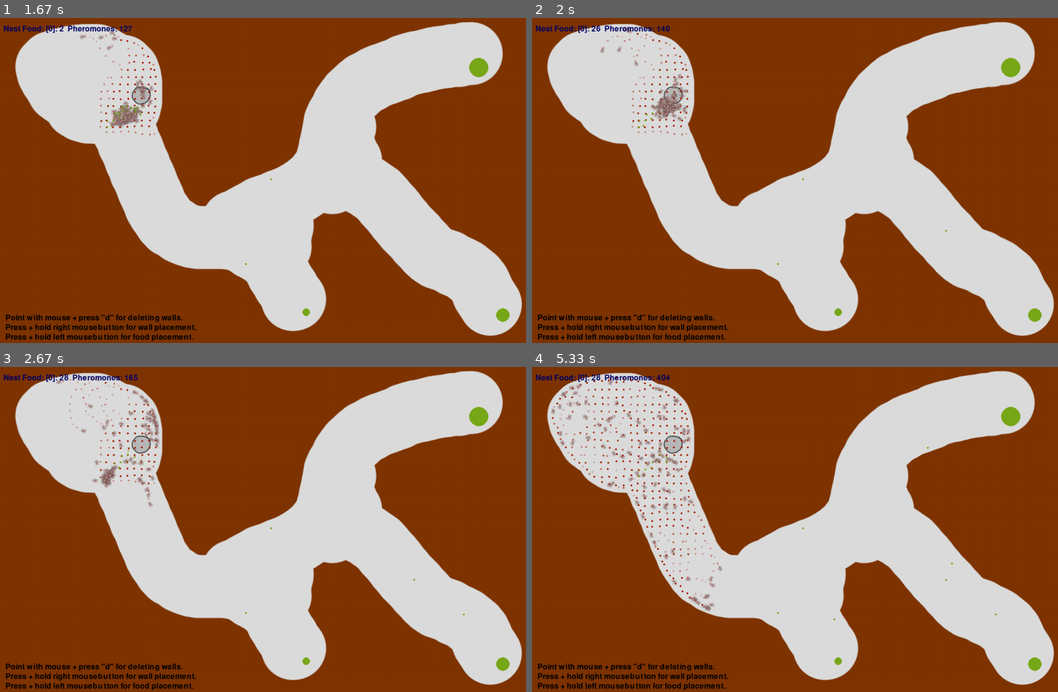
Above: before the commit, frames 1-4 (two rows, left to right).
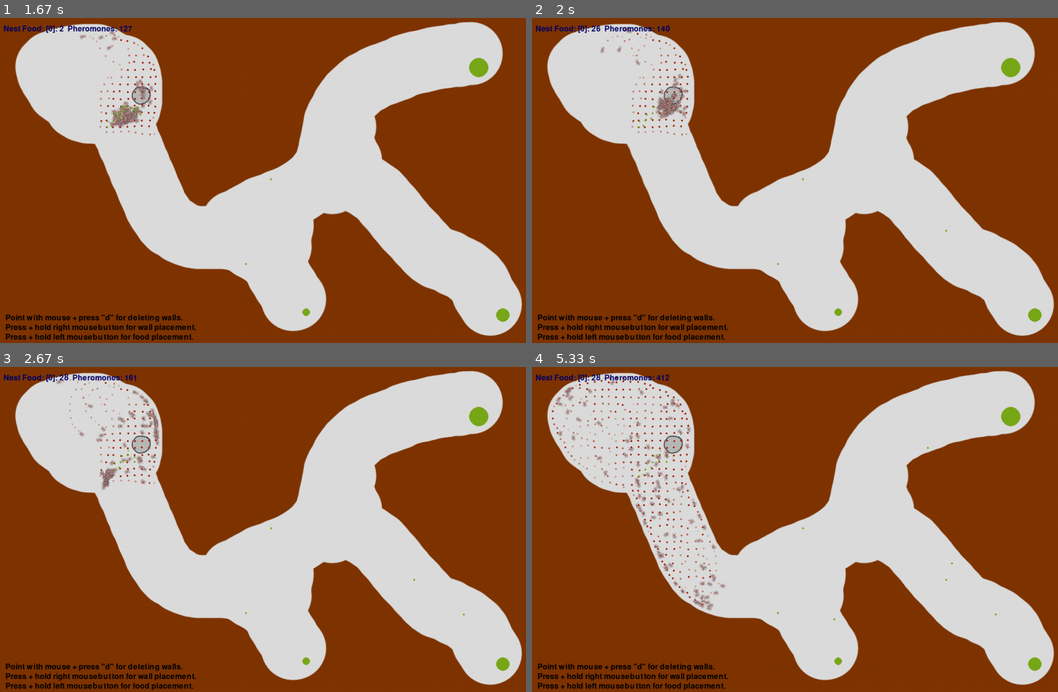
Above: after the commit, the same moments.

Repository: wschopohl/fuh-ants
Game: pygame game, started from Wieland/MainAntSimulation.py
The game is run twice, just before and just after one commit, with the same random seed, the same clock (stepped at 60 frames per second) and the same inputs.
Inputs (mouse positions are in pixels of both pictures, inside the frame that each line leads up to):
- Up to frame 1 (1.67 s): click (273, 180) at 0.38 s; click (99, 128) at 0.72 s; click (142, 115) at 1.05 s; click (247, 265) at 1.42 s
- Up to frame 2 (2 s): click (947, 229) at 1.92 s
- Up to frame 3 (2.67 s): click (462, 614) at 2.25 s
- Up to frame 4 (5.33 s): click (926, 448) at 3.28 s; click (952, 562) at 3.95 s; click (831, 620) at 4.72 s

Frame 1 is identical in both runs. In frame 2, 0.2% of the frame differs, in the area x 19-30%, y 11-32%; in frame 3, 0.7%; in frame 4, 2.5%, in the area x 3-37%, y 2-75%.

Commit message:
talked to lennart, made some adjustments

Diff:
--- a/Wieland/Ant.py
+++ b/Wieland/Ant.py
@@ -61,7 +61,9 @@
         pheromnoe_type = Type.HOME if self.carry_food == 0 else Type.FOOD
         self.nest.world.add(Pheromone(self.position, pheromnoe_type, self.pheromone_intensity))
 
-    def randomChangeDirection_unmodified(self):
+    # old version left for reference
+    def randomChangeDirection_wieland_original(self):
+        # ants are allowed to walk outside the window a little bit, but are steered back soon after
         if self.position[0] < -50 or self.position[0] > self.nest.world.width + 50 or self.position[1] < -50 or self.position[1] > self.nest.world.height + 50:
             self.direction = (fast_angle(self.position[0] - self.nest.world.width / 2, self.position[1] - self.nest.world.height / 2)) % 360
         if self.step % Config.AntAngleStep != 0: return
@@ -77,7 +79,9 @@
         self.calculateMoveVectors()
         if self.sprite != None: self.sprite.updateImage()
 
+    # updated version by lennart, that introduces more randomness
     def randomChangeDirection(self):
+        # ants are allowed to walk outside the window a little bit, but are steered back soon after
         if self.position[0] < -50 or self.position[0] > self.nest.world.width + 50 or self.position[1] < -50 or self.position[1] > self.nest.world.height + 50:
             self.direction = (fast_angle(self.position[0] - self.nest.world.width / 2, self.position[1] - self.nest.world.height / 2)) % 360
         if self.step % Config.AntAngleStep != 0: return
@@ -143,12 +147,11 @@
 
         near_pheromones = self.nest.world.pheromoneMap.getNearby(self.position, Config.AntSenseRadius, pheromone_type.value)
 
-        # angle = self.calculate_pheromone_vector_unmodified(near_pheromones)
         angle = self.calculate_pheromone_vector(near_pheromones)
 
         return angle
 
-    def calculate_pheromone_vector_unmodified(self, pheromones):
+    def calculate_pheromone_vector(self, pheromones):
         if len(pheromones) == 0: return None
 
         vector = {'x': 0, 'y': 0}
@@ -172,7 +175,8 @@
 
     # slices the total field of view into three equal circle sectors and returns an angle pointing towards the
     # center of the sector containing the highest total pheromone intensity
-    def calculate_pheromone_vector(self, pheromones):
+    # code that lennart brought in, currently not used but kept for reference
+    def calculate_pheromone_vector_in_sectors(self, pheromones):
         if len(pheromones) == 0: return None
 
         # vector = {'x': 0, 'y': 0}
